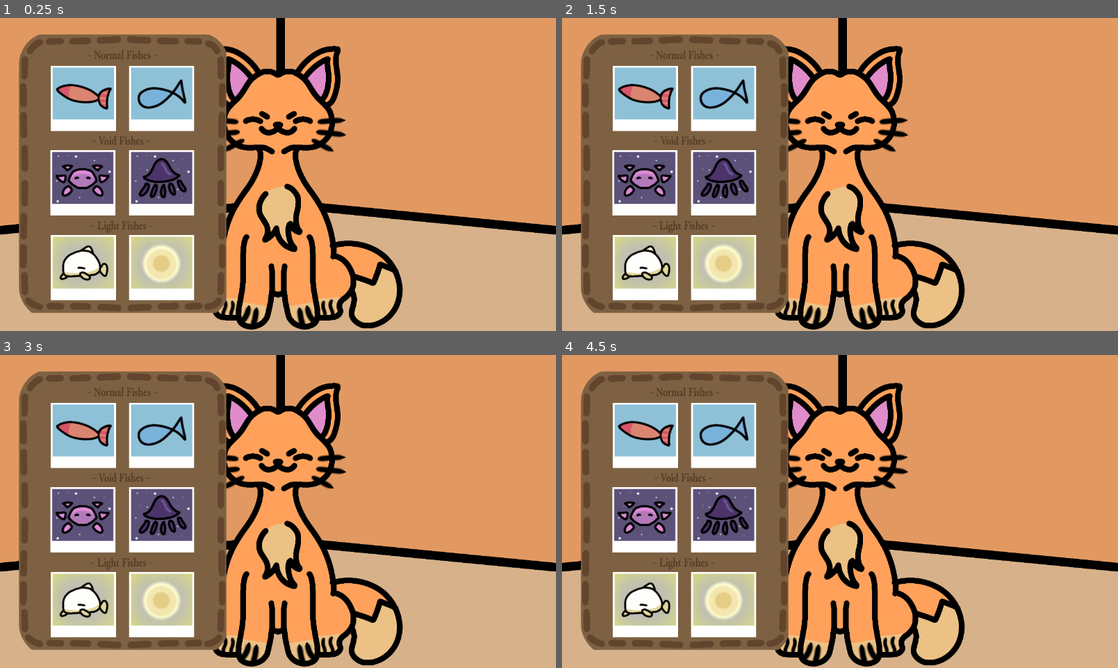
Above: before the commit, frames 1-4 (two rows, left to right).
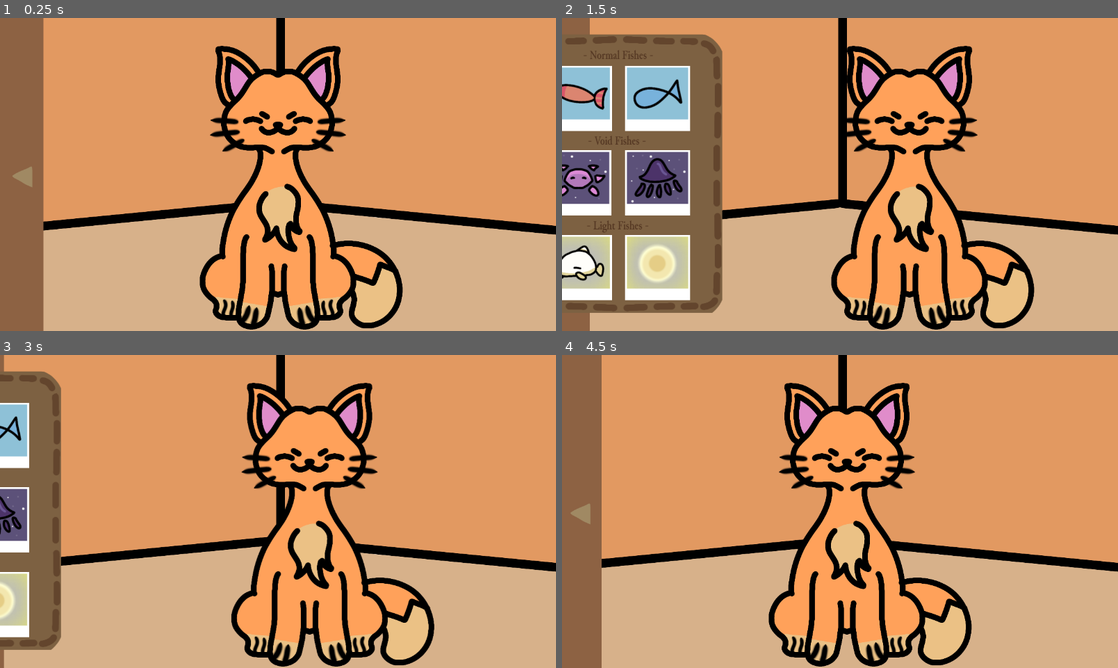
Above: after the commit, the same moments.

Repository: jhazmineaudrey/Reelin-Rifts
Game: Godot game, scene res://Scenes/MainMenu.tscn
Two runs of this game, one before a commit and one after it. Both use one fixed random seed, a clock stepped at 60 frames per second and the inputs below. Before the commit the project has no main scene; this scene is started directly in both runs.
Inputs (mouse positions are in pixels of both pictures, inside the frame that each line leads up to):
- Up to frame 1 (0.25 s): no input
- Up to frame 2 (1.5 s): click (584, 174) at 0.52 s; tap Enter at 1.25 s; move the mouse to (962, 158) at 1.27 s; hold Right from 1.28 s (still down); click (962, 158) at 1.35 s
- Up to frame 3 (3 s): move the mouse to (166, 527) at 2.02 s; release Right at 2.03 s; hold Down 2.03-2.78 s; click (166, 527) at 2.1 s; tap Space at 2.75 s; move the mouse to (333, 442) at 2.77 s; hold Right from 2.78 s (still down); tap Alt at 2.85 s
- Up to frame 4 (4.5 s): click (895, 442) at 3.05 s; move the mouse to (812, 574) at 3.52 s; release Right at 3.53 s; hold Up 3.53-4.28 s; tap Shift at 3.6 s; click (812, 574) at 3.8 s; tap Enter at 4.25 s; move the mouse to (1006, 558) at 4.27 s; hold Left from 4.28 s (still down); click (1006, 558) at 4.35 s

The runs differ from the first frame. In frame 1, 34% of the frame differs, in the area x 0-41%, y 0-100%; in frame 2, 50%, in the area x 0-85%, y 0-100%; in frame 3, 49%; in frame 4, 44%.

Commit message:
feat: add cat scene functionality backpack
Adds the basic functionality to the backpack: whenever you open it, the UI containing all the fish pops up and the cat sprite slides to the right. Whenever you close it, the UI slides away with the cat returning to the normal position again.

Diff:
--- a/Scenes/MainMenu.tscn
+++ b/Scenes/MainMenu.tscn
@@ -9,6 +9,7 @@
 [ext_resource type="Texture2D" uid="uid://dt5teo1i286pt" path="res://Assets/VoidIsle2.png" id="6_8e205"]
 [ext_resource type="Texture2D" uid="uid://bct04nwop3a4w" path="res://Assets/CatNormal.png" id="7_7467j"]
 [ext_resource type="Texture2D" uid="uid://dfky885p54xm6" path="res://Assets/CatLight.png" id="8_2x1g0"]
+[ext_resource type="Texture2D" uid="uid://d1bjj7gihvami" path="res://Assets/LightAnimCircle.png" id="8_yxkem"]
 [ext_resource type="Texture2D" uid="uid://cws53q25pckwv" path="res://Assets/CatVoid.png" id="9_riqfo"]
 [ext_resource type="Texture2D" uid="uid://dbg13hqyyvrbt" path="res://Assets/BackpackBG.png" id="10_2x1g0"]
 [ext_resource type="Texture2D" uid="uid://urcdp8ansr84" path="res://Assets/axolotlvoidpic.png" id="11_riqfo"]
@@ -17,6 +18,8 @@
 [ext_resource type="Texture2D" uid="uid://e7uqoq767130" path="res://Assets/salmonpic.png" id="14_pjscj"]
 [ext_resource type="Texture2D" uid="uid://dhgkikn1c2oh3" path="res://Assets/whalepic.png" id="15_m7n2d"]
 [ext_resource type="Texture2D" uid="uid://crxh6n5qcq5hm" path="res://Assets/pearlpic.png" id="16_65hh5"]
+[ext_resource type="Texture2D" uid="uid://b3m5l4qd5syg5" path="res://Assets/Backpack.png" id="19_pjscj"]
+[ext_resource type="Texture2D" uid="uid://ddt26n47wjn1j" path="res://Assets/BackpackHover.png" id="20_m7n2d"]
 
 [node name="CatScene" type="Control" unique_id=1375224048]
 layout_mode = 3
@@ -56,7 +59,13 @@
 texture = ExtResource("6_8e205")
 centered = false
 
+[node name="LightRing" type="Sprite2D" parent="SceneItems" unique_id=2008870429]
+visible = false
+texture = ExtResource("8_yxkem")
+centered = false
+
 [node name="Cats" type="Node2D" parent="." unique_id=1145958115]
+position = Vector2(218.275, 0)
 
 [node name="Normal" type="Sprite2D" parent="Cats" unique_id=1893778164]
 texture = ExtResource("7_7467j")
@@ -73,6 +82,7 @@
 centered = false
 
 [node name="BackpackItems" type="Node2D" parent="." unique_id=789525542]
+z_index = 5
 
 [node name="BackpackUI" type="Sprite2D" parent="BackpackItems" unique_id=1691787979]
 texture = ExtResource("10_2x1g0")
@@ -107,3 +117,24 @@
 position = Vector2(297.47, 498.875)
 texture = ExtResource("16_65hh5")
 centered = false
+
+[node name="BackpackToggle" type="TextureButton" parent="." unique_id=2111341832]
+layout_mode = 0
+offset_left = -108.91
+offset_right = -8.910004
+offset_bottom = 720.0
+texture_normal = ExtResource("19_pjscj")
+texture_pressed = ExtResource("19_pjscj")
+texture_hover = ExtResource("20_m7n2d")
+
+[node name="CloseBackpackArea" type="ColorRect" parent="." unique_id=800649674]
+modulate = Color(1, 1, 1, 0)
+layout_mode = 0
+offset_left = 600.0
+offset_top = -32.0
+offset_right = 1311.0
+offset_bottom = 738.0
+
+[connection signal="pressed" from="BackpackToggle" to="." method="_on_backpack_open_pressed"]
+[connection signal="mouse_entered" from="CloseBackpackArea" to="." method="_on_close_backpack_area_mouse_entered"]
+[connection signal="mouse_exited" from="CloseBackpackArea" to="." method="_on_close_backpack_area_mouse_exited"]
--- a/Scripts/main_menu.gd
+++ b/Scripts/main_menu.gd
@@ -1 +1,75 @@
 extends Control
+
+# Groups
+@onready var b_gs: Node2D = $BGs
+@onready var scene_items: Node2D = $SceneItems
+@onready var cats: Node2D = $Cats
+@onready var backpack_items: Node2D = $BackpackItems
+
+# Backgrounds
+@onready var normal_bg: Sprite2D = $BGs/Normal
+@onready var light_bg: Sprite2D = $BGs/Light
+@onready var void_bg: Sprite2D = $BGs/Void
+
+# Scene Items
+@onready var void_item: Sprite2D = $SceneItems/Void
+@onready var void_2_item: Sprite2D = $SceneItems/Void2
+@onready var void_3_item: Sprite2D = $SceneItems/Void3
+@onready var light_ring_item: Sprite2D = $SceneItems/LightRing
+
+# CATS!!
+@onready var normal_cat: Sprite2D = $Cats/Normal
+@onready var light_cat: Sprite2D = $Cats/Light
+@onready var void_cat: Sprite2D = $Cats/Void
+
+# Backpack Items
+@onready var backpack_ui: Sprite2D = $BackpackItems/BackpackUI
+@onready var axolotl_pic: Sprite2D = $BackpackItems/AxolotlPic
+@onready var void_squid_pic: Sprite2D = $BackpackItems/VoidSquidPic
+@onready var fih_pic: Sprite2D = $BackpackItems/FihPic
+@onready var salmon_pic: Sprite2D = $BackpackItems/SalmonPic
+@onready var whale_pic: Sprite2D = $BackpackItems/WhalePic
+@onready var pearl_pic: Sprite2D = $BackpackItems/PearlPic
+
+@onready var backpack_toggle: TextureButton = $BackpackToggle
+@onready var close_backpack_area: ColorRect = $CloseBackpackArea
+var hovering_outside = false
+
+func _ready() -> void:
+	normal_bg.visible = true
+	normal_cat.visible = true
+	cats.position = Vector2(0, 0)
+	backpack_items.position.x = -570.555
+	backpack_toggle.position = Vector2(0, 0)
+	close_backpack_area.mouse_filter = Control.MOUSE_FILTER_IGNORE
+
+func _input(event: InputEvent) -> void:
+	if Input.is_action_just_pressed("Click"):
+		if hovering_outside == true:
+			backpack_hide()
+			set_process_input(false)
+
+func backpack_show():
+	create_tween().tween_property(backpack_items, "position:x", 0, 0.5).set_ease(Tween.EASE_IN_OUT)
+	create_tween().tween_property(cats, "position:x", 0, 0.5).set_ease(Tween.EASE_IN_OUT)
+	create_tween().tween_property(cats, "position:x", 218.275, 0.5).set_ease(Tween.EASE_IN_OUT)
+	backpack_toggle.disabled = true
+	close_backpack_area.mouse_filter = Control.MOUSE_FILTER_PASS
+	set_process_input(true)
+
+func backpack_hide():
+	create_tween().tween_property(backpack_items, "position:x", -570.555, 0.5).set_ease(Tween.EASE_IN_OUT)
+	create_tween().tween_property(backpack_toggle, "position:x", 0, 0.2).set_ease(Tween.EASE_IN_OUT)
+	create_tween().tween_property(cats, "position:x", 0, 0.5).set_ease(Tween.EASE_IN_OUT)
+	backpack_toggle.disabled = false
+	close_backpack_area.mouse_filter = Control.MOUSE_FILTER_IGNORE
+
+func _on_backpack_open_pressed() -> void:
+	create_tween().tween_property(backpack_toggle, "position:x", -108.91, 0.2).set_ease(Tween.EASE_IN_OUT)
+	backpack_show()
+
+func _on_close_backpack_area_mouse_entered() -> void:
+	hovering_outside = true
+
+func _on_close_backpack_area_mouse_exited() -> void:
+	hovering_outside = false
--- a/project.godot
+++ b/project.godot
@@ -12,6 +12,7 @@
 
 config/name="Reelin' Rifts"
 config/version="v1.0.0"
+run/main_scene="uid://cmaar5fm0qybv"
 config/features=PackedStringArray("4.6", "GL Compatibility")
 
 [autoload]
@@ -37,6 +38,14 @@
 "res://Scripts/": "green"
 }
 
+[input]
+
+Click={
+"deadzone": 0.2,
+"events": [Object(InputEventMouseButton,"resource_local_to_scene":false,"resource_name":"","device":-1,"window_id":0,"alt_pressed":false,"shift_pressed":false,"ctrl_pressed":false,"meta_pressed":false,"button_mask":0,"position":Vector2(0, 0),"global_position":Vector2(0, 0),"factor":1.0,"button_index":1,"canceled":false,"pressed":false,"double_click":false,"script":null)
+]
+}
+
 [physics]
 
 3d/physics_engine="Jolt Physics"
